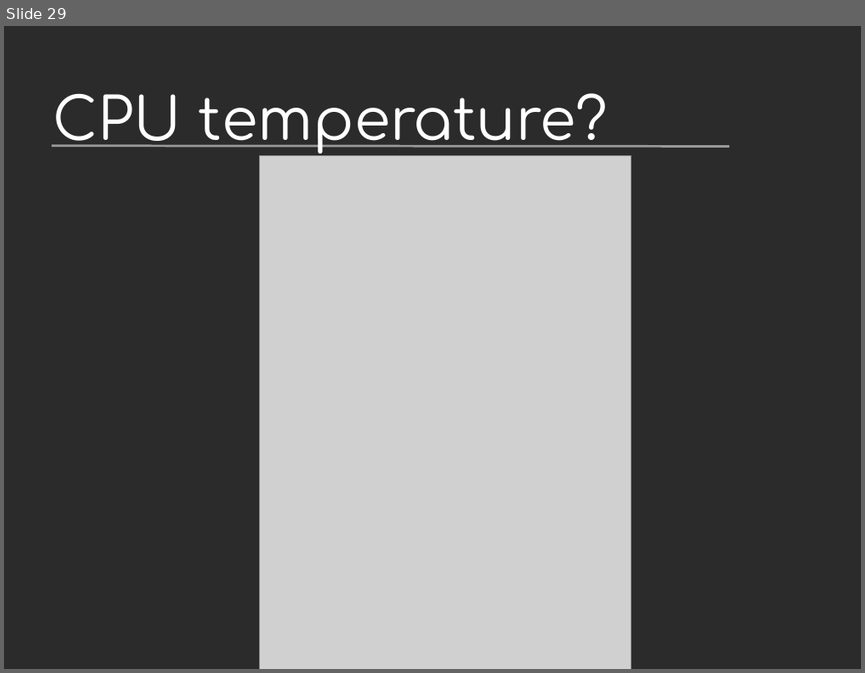
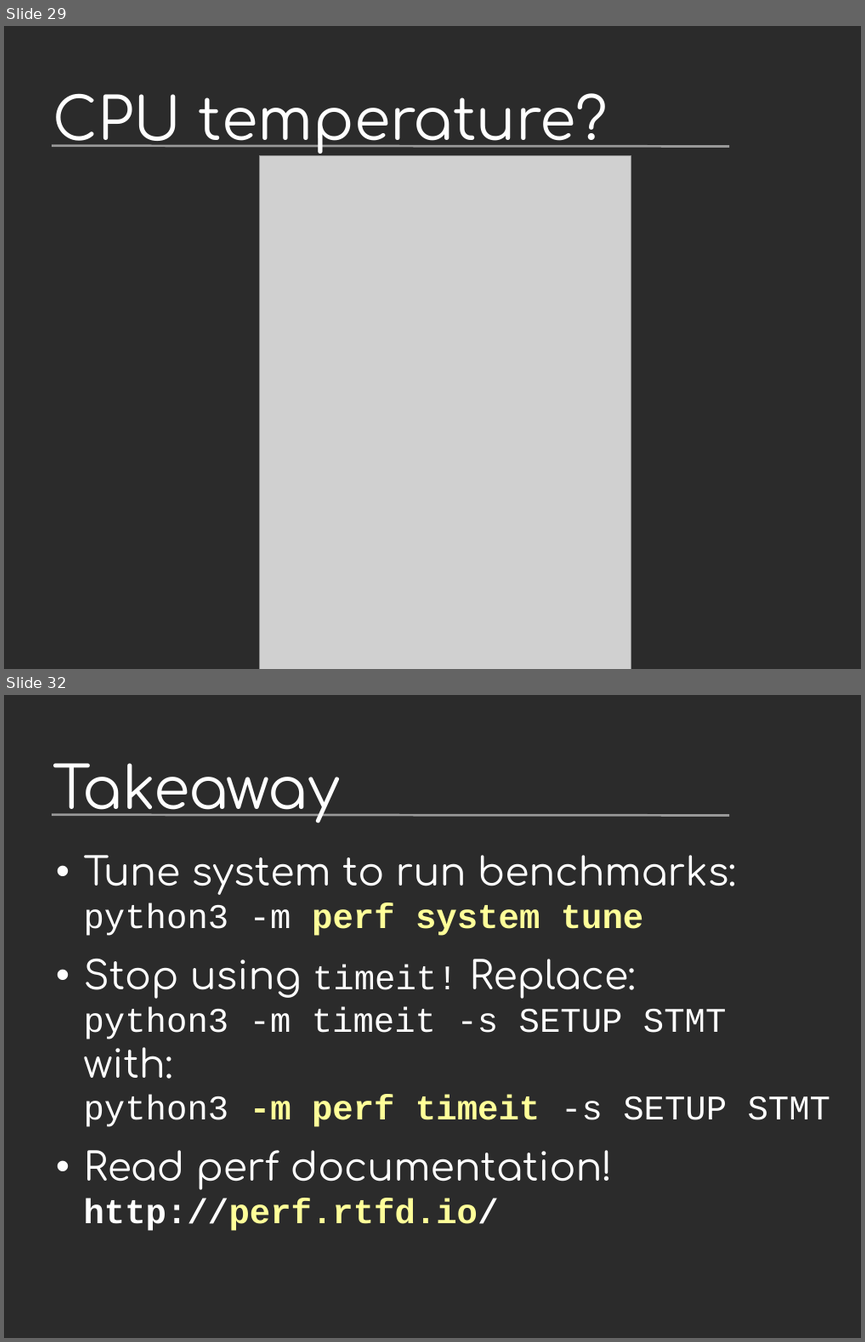
Before and after one commit to vstinner/talks, a slide deck: 2017-FOSDEM-Brussels/howto_run_stable_benchmarks.odp. Shown one above the other, each under a label of ours: slide 29 before the commit, slides 29 and 32 after it; the slides between them are not shown. The pictures are 865x673 and 865x1342 pixels, drawn with LibreOffice and Linux fonts; fonts in the diff are those of the drawing; grey boxes stand for pictures; background and template pictures are left out; a plain dark background stands for a picture behind light text. Boxes give left, top, right and bottom in pixels: in the first picture for what was removed or moved away, otherwise in the second. Text is boxed around its words. In the diff, an @@ line names an element or a change of style, - is before the commit and + after.

```diff
--- a/2017-FOSDEM-Brussels/howto_run_stable_benchmarks.odp
+++ b/2017-FOSDEM-Brussels/howto_run_stable_benchmarks.odp
@@ slide 32 added at bbox=[4, 695, 861, 1338], background picture (left out); not listed: 1 template element that a slide beside it also shows @@
@@ title added at bbox=[53, 763, 340, 823], 54 pt, text #FFFFFF @@
+Takeaway
@@ text added at bbox=[84, 855, 831, 1231], 32 pt, text #FFFFFF @@
+• Tune system to run benchmarks:
+  python3 -m perf system tune
+• Stop using timeit! Replace:
+  python3 -m timeit -s SETUP STMT
+  with:
+  python3 -m perf timeit -s SETUP STMT
+• Read perf documentation!
+  http://perf.rtfd.io/
```
Also in this commit, not shown: 6 slides changed, 1 other slide added, 1 other file.
